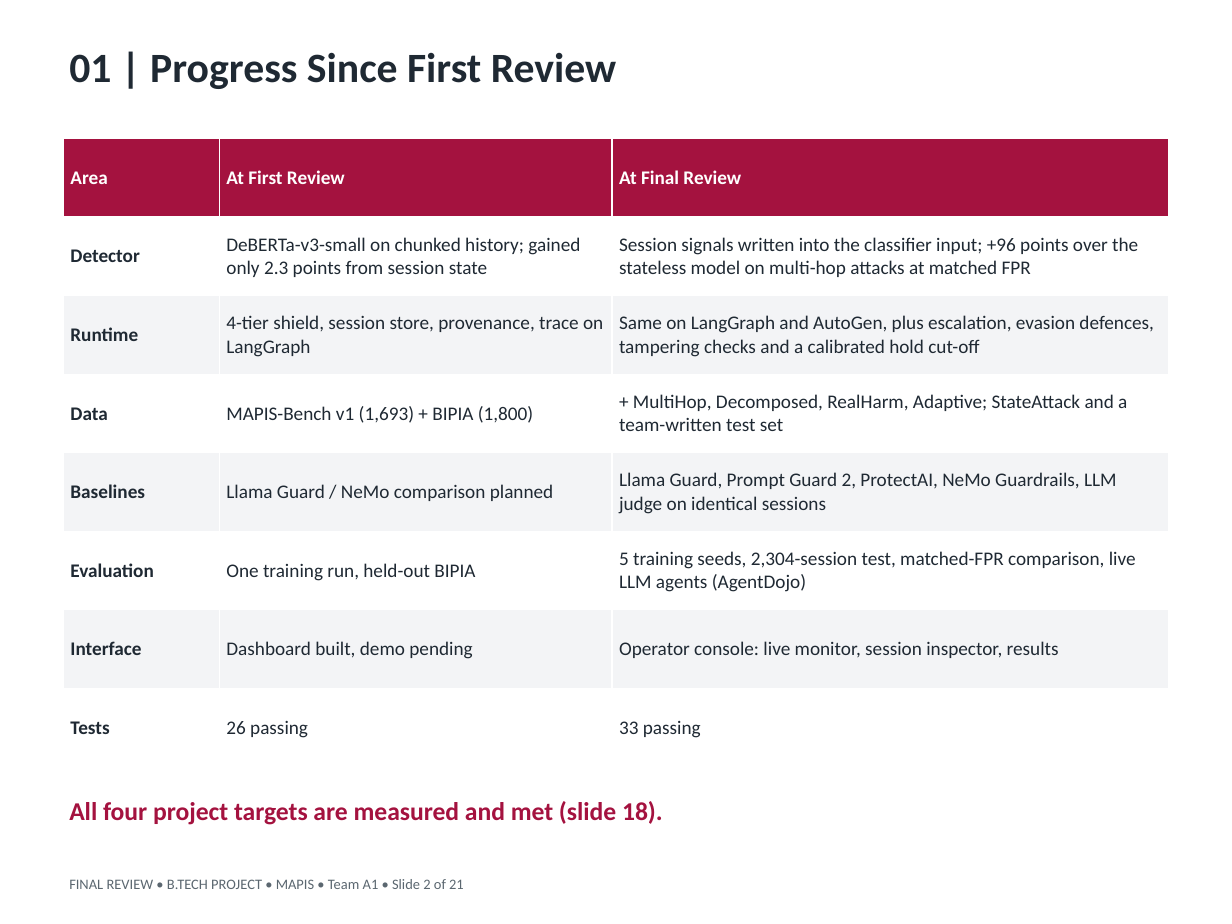
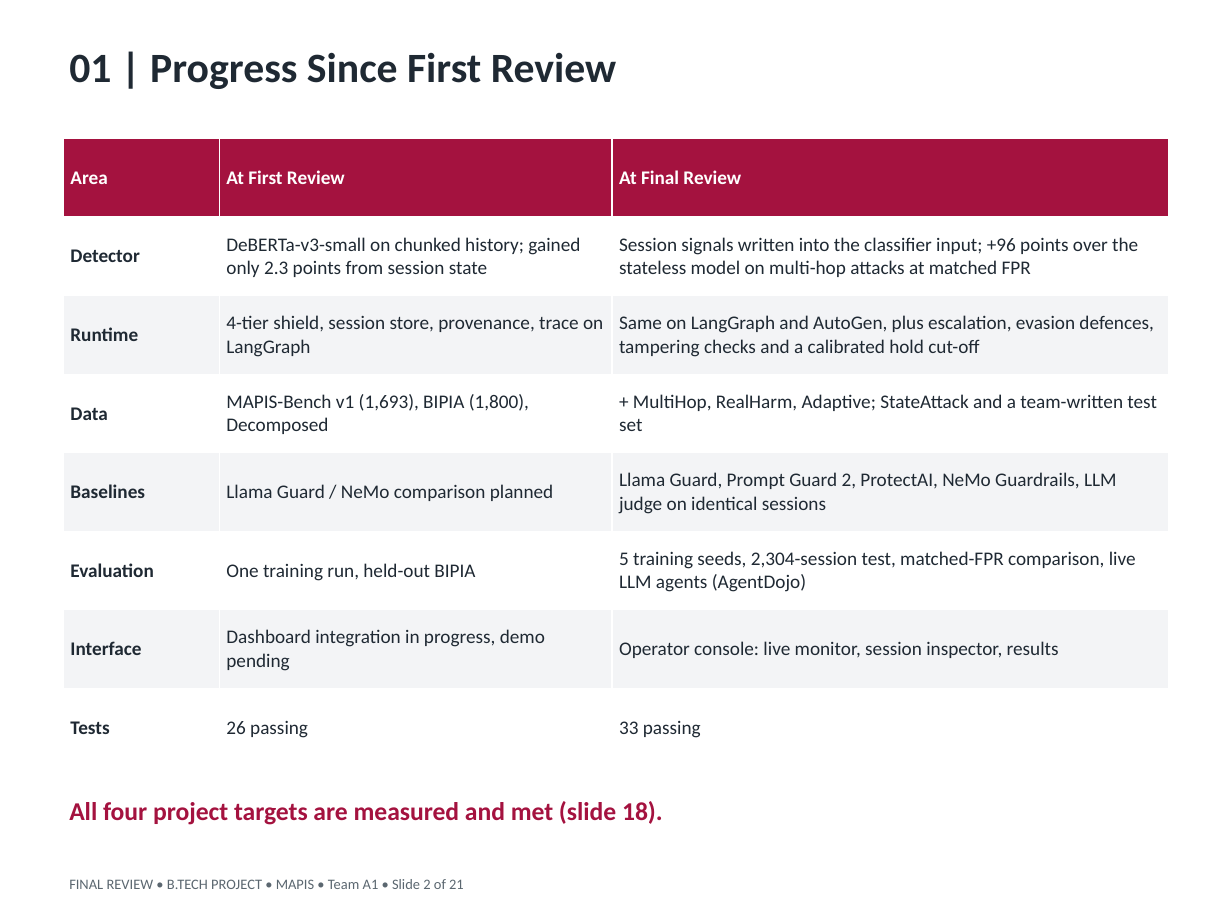
Before and after one commit to Vishnu868/Mapis, a slide deck: slide 2 of docs/final/MAPIS_Final_Review.pptx. Drawn at 1232x924 pixels with LibreOffice and Linux fonts; fonts in the diff are those of the drawing. Boxes give left, top, right and bottom in pixels: in the first picture for what was removed or moved away, otherwise in the second. Text is boxed around its words. In the diff, an @@ line names an element or a change of style, - is before the commit and + after.

Commit message:
Final deck review: First Review wording for team roles, accurate split and class claims, full references, tighter layout

```diff
--- a/docs/final/MAPIS_Final_Review.pptx
+++ b/docs/final/MAPIS_Final_Review.pptx
@@ table at (x1=64, y1=139, x2=1168, y2=767) @@
-row 4, column 2: MAPIS-Bench v1 (1,693) + BIPIA (1,800)
+row 4, column 2: MAPIS-Bench v1 (1,693), BIPIA (1,800), Decomposed
-row 4, column 3: + MultiHop, Decomposed, RealHarm, Adaptive; StateAttack and a team-written test set
+row 4, column 3: + MultiHop, RealHarm, Adaptive; StateAttack and a team-written test set
-row 7, column 2: Dashboard built, demo pending
+row 7, column 2: Dashboard integration in progress, demo pending
```
Also in this commit, not shown: 6 other slides changed, 4 other files.
